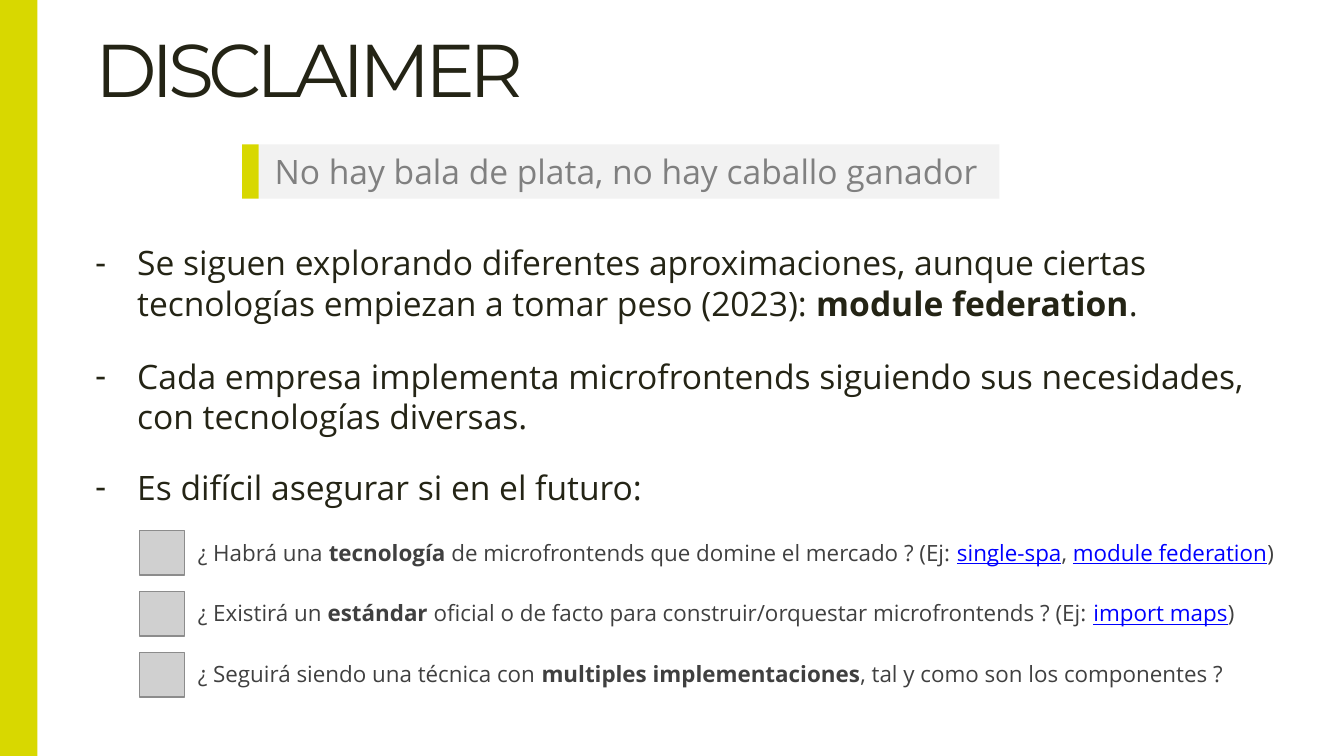
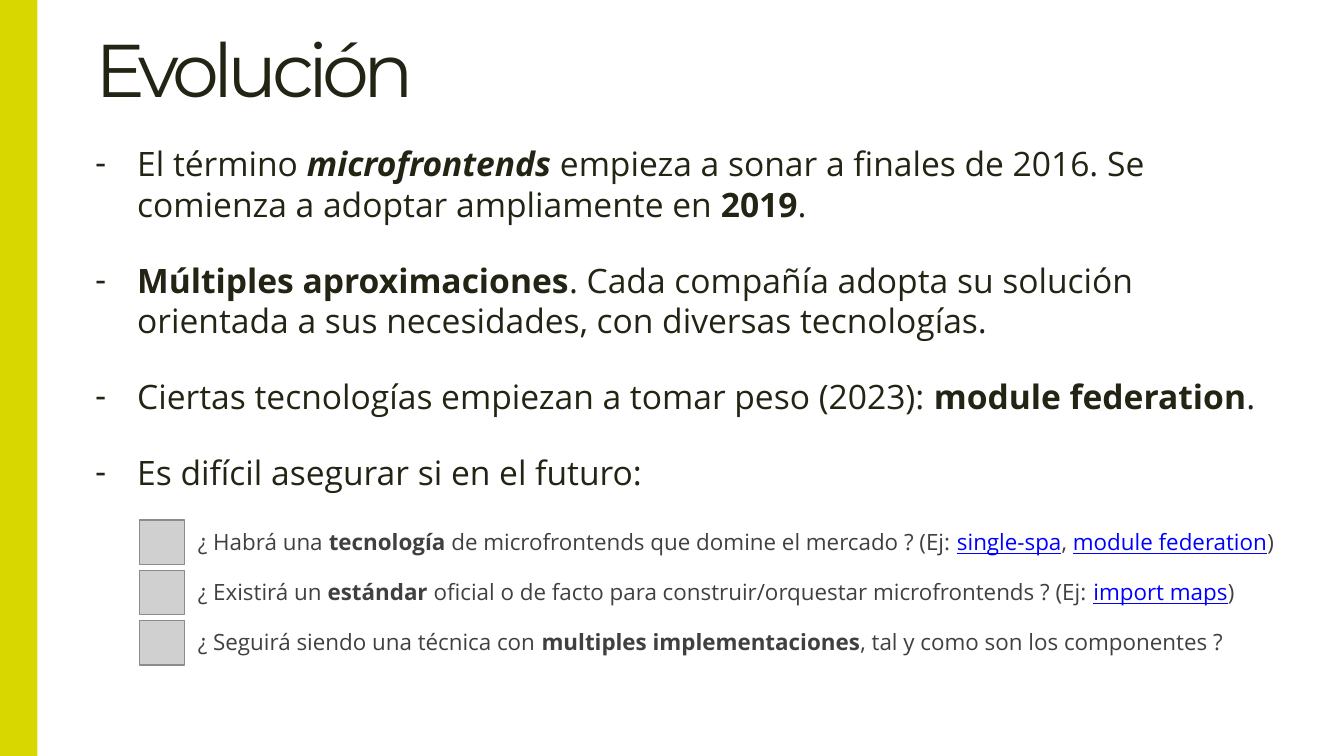
Before and after one commit to Lemoncode/master-frontend-lemoncode, a slide deck: slide 4 of 04-frameworks/16-microfrontends/00-teoría/00-introducción-a-microfrontends.pptx (slide 6 before the commit). Drawn at 1344x756 pixels with LibreOffice and Linux fonts; fonts in the diff are those of the drawing; grey boxes stand for pictures. Boxes give left, top, right and bottom in pixels: in the first picture for what was removed or moved away, otherwise in the second. Text is boxed around its words. In the diff, an @@ line names an element or a change of style, - is before the commit and + after.

```diff
--- a/04-frameworks/16-microfrontends/00-teoría/00-introducción-a-microfrontends.pptx
+++ b/04-frameworks/16-microfrontends/00-teoría/00-introducción-a-microfrontends.pptx
@@ title at (95, 41, 414, 98): text changed @@
-DISCLAIMER
+Evolución
@@ rectangle removed at (242, 144, 258, 198) @@
@@ rectangle removed at (258, 144, 999, 198) @@
-No hay bala de plata, no hay caballo ganador
@@ text added at (137, 150, 1144, 225), 18 pt, text #242415 @@
+– El término microfrontends empieza a sonar a finales de 2016. Se comienza a adoptar ampliamente en 2019.
@@ text at (137, 267, 1133, 341): text changed @@
-– Cada empresa implementa microfrontends siguiendo sus necesidades, con tecnologías diversas.
+– Múltiples aproximaciones. Cada compañía adopta su solución orientada a sus necesidades, con diversas tecnologías.
@@ text at (137, 383, 1256, 417): text changed @@
-– Se siguen explorando diferentes aproximaciones, aunque ciertas tecnologías empiezan a tomar peso (2023): module federation.
+– Ciertas tecnologías empiezan a tomar peso (2023): module federation.
@@ text "Es difícil asegurar si en ...": place and size @@
-text "Es difícil asegurar si en ..." at (137, 474, 642, 508)
+text "Es difícil asegurar si en ..." at (137, 459, 642, 493)
@@ picture: place and size @@
-picture at (140, 531, 184, 575)
+picture at (140, 520, 184, 564)
@@ text "¿ Habrá una tecnología de ...": place and size @@
-text "¿ Habrá una tecnología de ..." at (213, 544, 1274, 566)
+text "¿ Habrá una tecnología de ..." at (213, 533, 1274, 556)
@@ picture: place and size @@
-picture at (140, 591, 184, 636)
+picture at (140, 570, 184, 614)
@@ text "¿ Existirá un estándar oficial ...": place and size @@
-text "¿ Existirá un estándar oficial ..." at (213, 604, 1235, 627)
+text "¿ Existirá un estándar oficial ..." at (213, 583, 1235, 606)
@@ picture: place and size @@
-picture at (140, 652, 184, 696)
+picture at (140, 621, 184, 665)
@@ text "¿ Seguirá siendo una técnica ...": place and size @@
-text "¿ Seguirá siendo una técnica ..." at (213, 665, 1207, 688)
+text "¿ Seguirá siendo una técnica ..." at (213, 633, 1207, 656)
```
Also in this commit, not shown: 6 other slides changed, 3 slides added, 6 slides removed.
